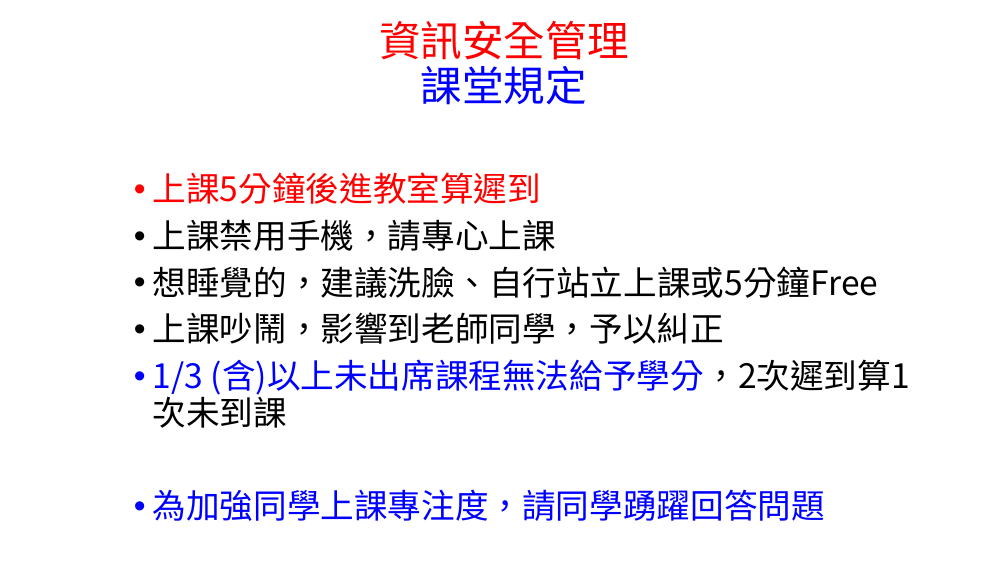
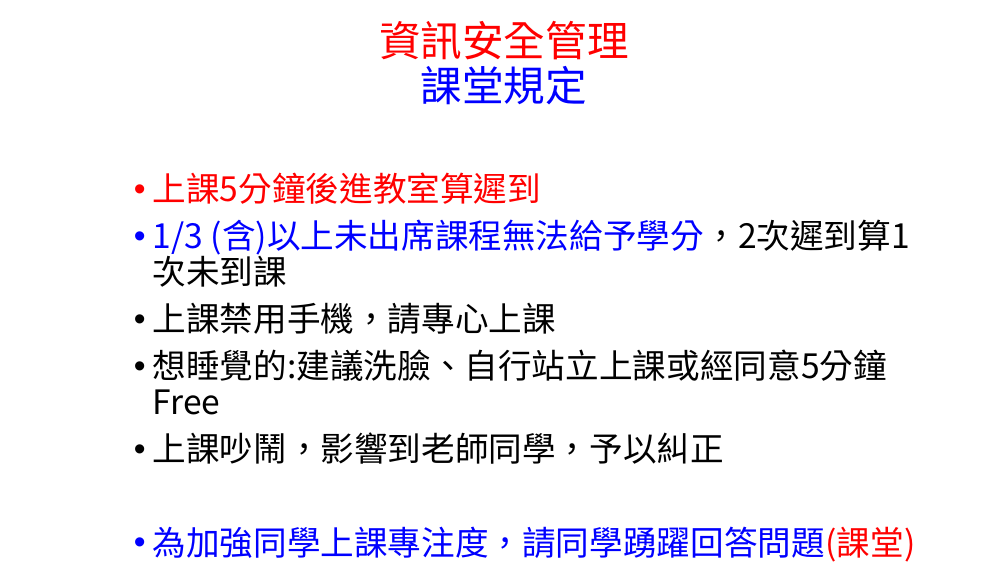
Before and after one commit to chih-chengwu/Information-Security-Markdown, a slide deck: slide 3 of 1-1.課堂規定及評量標準.pptx. Drawn at 1008x567 pixels with LibreOffice and Linux fonts; fonts in the diff are those of the drawing. Boxes give left, top, right and bottom in pixels: in the first picture for what was removed or moved away, otherwise in the second. Text is boxed around its words. In the diff, an @@ line names an element or a change of style, - is before the commit and + after.

```diff
--- a/1-1.課堂規定及評量標準.pptx
+++ b/1-1.課堂規定及評量標準.pptx
@@ text at (153, 219, 910, 257): paragraph added @@
+• 1/3 (含)以上未出席課程無法給予學分，2次遲到算1次未到課
@@ text at (153, 349, 887, 381): text changed @@
-• 想睡覺的，建議洗臉、自行站立上課或5分鐘Free
+• 想睡覺的:建議洗臉、自行站立上課或經同意5分鐘Free
@@ text at (153, 526, 916, 562): text changed @@
-• 1/3 (含)以上未出席課程無法給予學分，2次遲到算1次未到課
-• 為加強同學上課專注度，請同學踴躍回答問題
+• 為加強同學上課專注度，請同學踴躍回答問題(課堂)
```
Also in this commit, not shown: 2 other slides changed, 4 other files.
